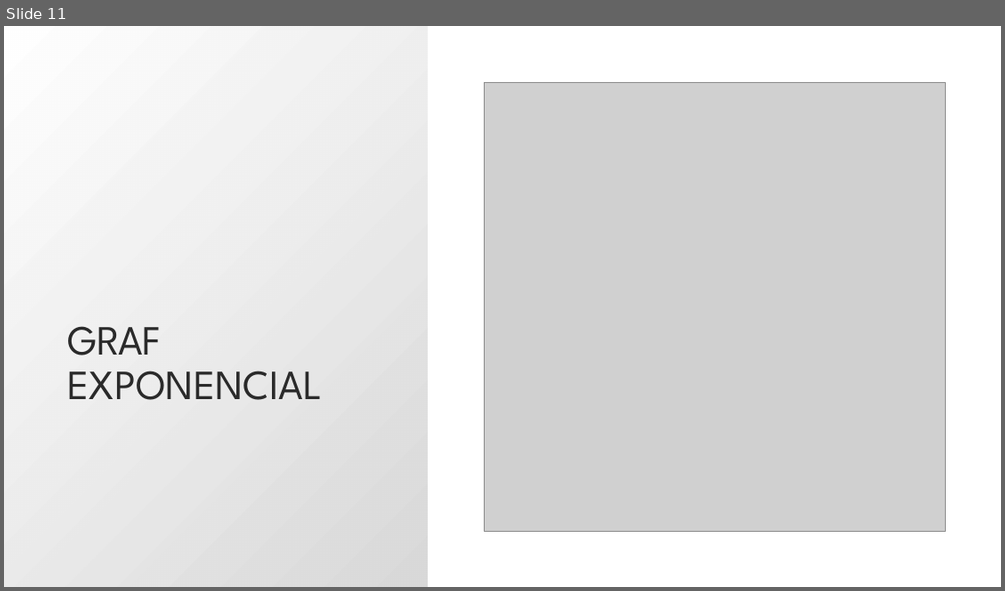
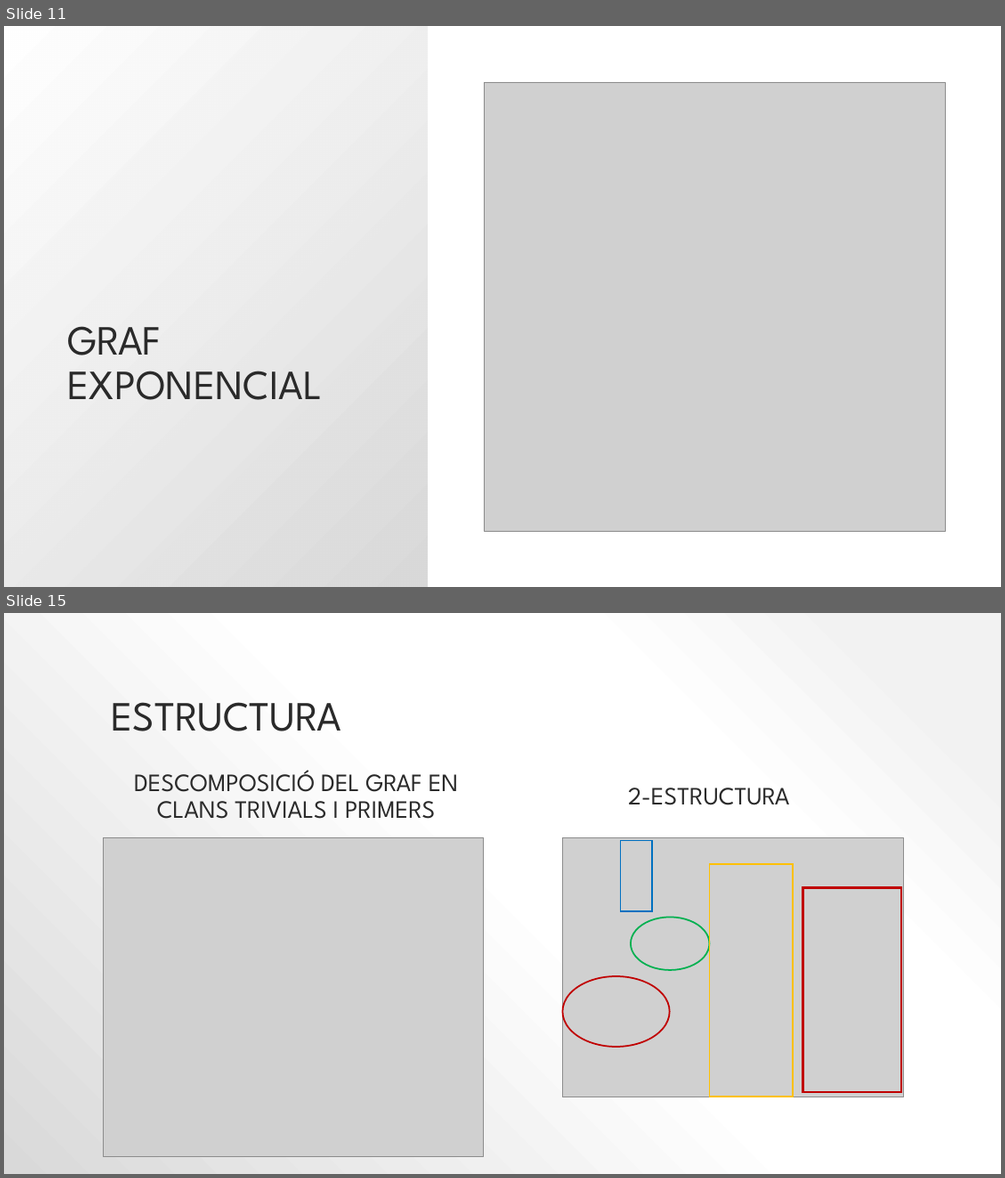
Before and after one commit to lrodrin/TFG, a slide deck: presentació.pptx. Shown one above the other, each under a label of ours: slide 11 before the commit, slides 11 and 15 after it; the slides between them are not shown. The pictures are 1005x591 and 1005x1178 pixels, drawn with LibreOffice and Linux fonts; fonts in the diff are those of the drawing; grey boxes stand for pictures. Boxes give left, top, right and bottom in pixels: in the first picture for what was removed or moved away, otherwise in the second. Text is boxed around its words. In the diff, an @@ line names an element or a change of style, - is before the commit and + after.

```diff
--- a/presentació.pptx
+++ b/presentació.pptx
@@ slide 15 added at (4,613,1001,1174), background gradient #F2F2F2 to #FFFFFF to #D9D9D9 @@
@@ title added at (111,702,341,731), 40 pt, text #2A2A2A @@
+ESTRUCTURA
@@ text added at (134,770,459,819), 24 pt, text #2A2A2A @@
+DESCOMPOSICIÓ DEL GRAF EN CLANS TRIVIALS I PRIMERS
@@ text added at (628,787,789,805), 24 pt, text #2A2A2A @@
+2-ESTRUCTURA
@@ picture added at (104,837,484,1157) @@
@@ picture added at (563,837,903,1097) @@
@@ rectangle added at (620,840,652,910), outline #0070C0 1.5 pt @@
@@ rectangle added at (709,864,793,1097), outline #FFC000 1.5 pt @@
@@ rectangle added at (802,887,901,1092), outline #C00000 2 pt @@
@@ ellipse added at (631,916,709,970), outline #00B050 1.5 pt @@
@@ ellipse added at (563,976,670,1046), outline #C00000 1.5 pt @@
```
Also in this commit, not shown: 8 slides changed, 4 other slides added, 1 slide removed, 1 other file.
